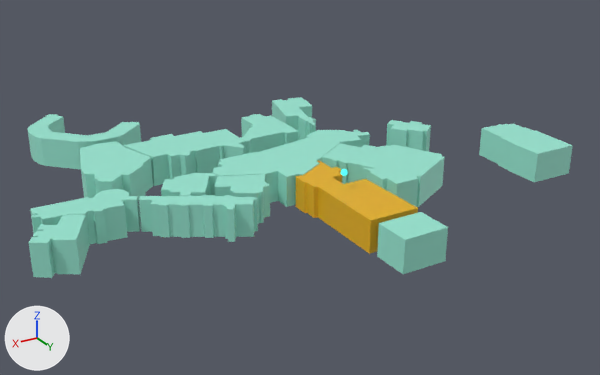
What one commit did to the glTF model sheridan.gltf.
Camera for both pictures: a camera (50 mm lens) standing at (124.7, 215.5, 105.6) and looking at (-3.9, 1.1, -1.6). The axes (+X, +Y, +Z) are drawn at lower left. The lights are the same throughout. Where no turn or scale is listed for an object, it has been applied to the vertices.

The first picture shows 'Sphere', 'aa-wing', 'animation-centre', 'annie-smith', 'athletics-centre', 'b-wing', 'c-wing', 'd-wing', 'e-wing', 'h-wing', 'k-wing', 'levy-centre', 'residence', 's-wing'.
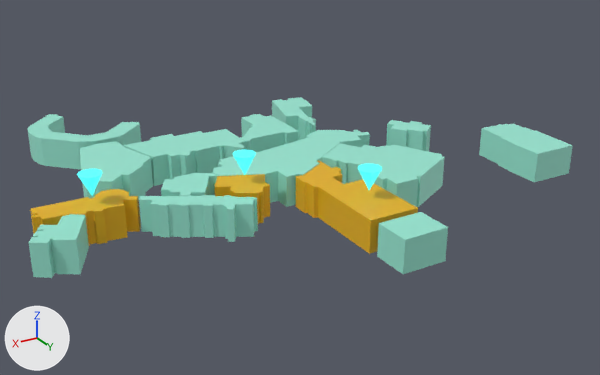
The change in detail:
Material 'Material.006' (mat_material_006) is new.
Its base color is (0.0707, 0.76, 0.8) (cyan #4be2e7).
Its emission color is (0.044, 1.0, 0.95) (cyan #3bfff9).
Its emission strength is 1.0.
Material 'Material.001' (mat_material_001) is new.
Its base color is (0.0707, 0.76, 0.8) (cyan #4be2e7).
Its emission color is (0.044, 1.0, 0.95) (cyan #3bfff9).
Its emission strength is 1.0.
me_sheridan_map_v2_014 has 72 vertices, 140 faces and spans x 51.7..81.2, y -3.2..10.0, z 0.0..10.0.
me_sheridan_map_v2_014 no longer uses material mat_material_003 (green #99e7d2).
me_sheridan_map_v2_014 now uses material mat_material_004 (yellow #e7b212).
me_sheridan_map_v2_016 has 30 vertices, 56 faces and spans x 12.9..30.2, y 3.9..21.1, z 0.0..10.0.
me_sheridan_map_v2_016 no longer uses material mat_material_003 (green #99e7d2).
me_sheridan_map_v2_016 now uses material mat_material_004 (yellow #e7b212).
Mesh me_cylinder_002 is new.
It has 64 vertices, 124 faces and spans x -3.38..3.38, y -3.38..3.38, z -3.38..3.38.
It uses material mat_material_006 (cyan #4be2e7).
Mesh me_cylinder_001 is new.
It has 64 vertices, 124 faces and spans x -3.38..3.38, y -3.38..3.38, z -3.38..3.38.
It uses material mat_material_001 (cyan #4be2e7).
Mesh me_cylinder is new.
It has 64 vertices, 124 faces and spans x -3.38..3.38, y -3.38..3.38, z -3.38..3.38.
It uses material mat_material_005 (cyan #4be2e7).
Object 'Sphere' (ob_sphere) is deleted.
Object 'Cylinder.002' (ob_cylinder_002) is new; it shows me_cylinder_002.
Its location is (65.3, 4.5, 15.7).
Object 'Cylinder.001' (ob_cylinder_001) is new; it shows me_cylinder_001.
Its location is (22.1, 12.8, 15.7).
Object 'Cylinder' (ob_cylinder) is new; it shows me_cylinder.
Its location is (-2.7, 40.9, 15.7).

Where the change shows, as pixel boxes [x1, y1, x2, y2] in the pictures (600 x 375 px):
'levy-centre', recoloured (green to yellow)
    both: [30, 189, 141, 246]
'd-wing', recoloured (green to yellow)
    both: [215, 174, 270, 224]
'Cylinder.002', added
    after: [77, 169, 102, 196]
'Cylinder', added
    after: [358, 164, 382, 190]
'Cylinder.001', added
    after: [233, 150, 256, 175]
'Sphere', deleted
    before: [341, 169, 348, 176]
